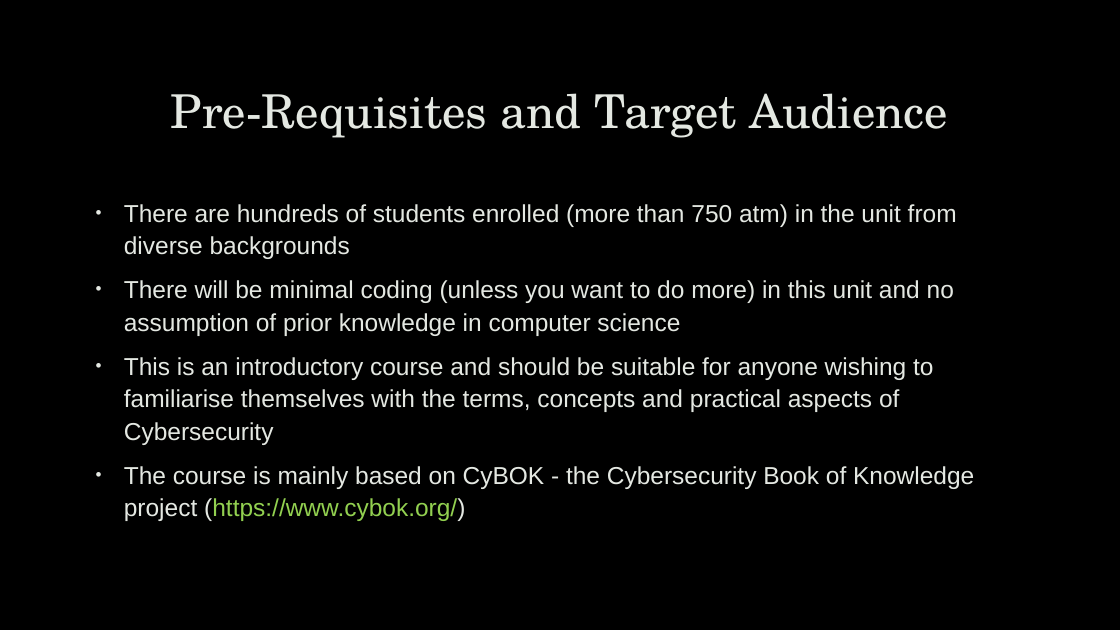
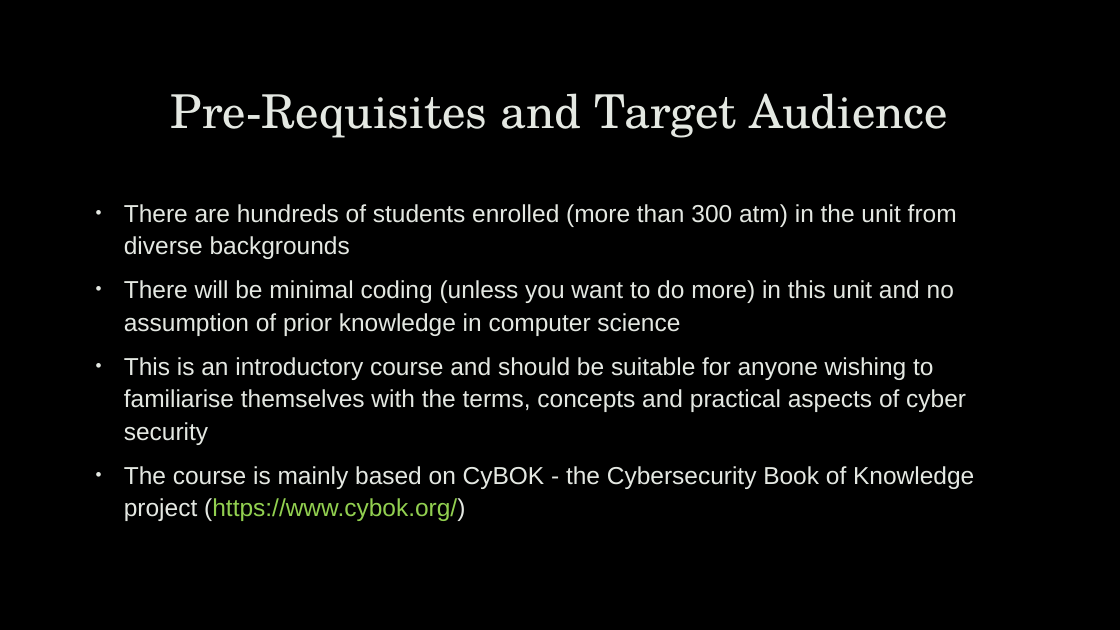
Before and after one commit to uwacyber/cits1003, a slide deck: slide 3 of cits1003-lecture_slides/CITS1003-0 Overview.pptx (slide 7 before the commit). Drawn at 1120x630 pixels with LibreOffice and Linux fonts; fonts in the diff are those of the drawing; background and template pictures are left out. Boxes give left, top, right and bottom in pixels: in the first picture for what was removed or moved away, otherwise in the second. Text is boxed around its words. In the diff, an @@ line names an element or a change of style, - is before the commit and + after.

Commit message:
Updated overview and intro

```diff
--- a/cits1003-lecture_slides/CITS1003-0 Overview.pptx
+++ b/cits1003-lecture_slides/CITS1003-0 Overview.pptx
@@ text at (124, 204, 957, 259): text changed @@
-• There are hundreds of students enrolled (more than 750 atm) in the unit from diverse backgrounds
+• There are hundreds of students enrolled (more than 300 atm) in the unit from diverse backgrounds
@@ text at (124, 357, 966, 445): text changed @@
-• This is an introductory course and should be suitable for anyone wishing to familiarise themselves with the terms, concepts and practical aspects of Cybersecurity
+• This is an introductory course and should be suitable for anyone wishing to familiarise themselves with the terms, concepts and practical aspects of cyber security
```
Also in this commit, not shown: 5 other slides changed, 1 slide added, 25 slides removed, 3 other files.
